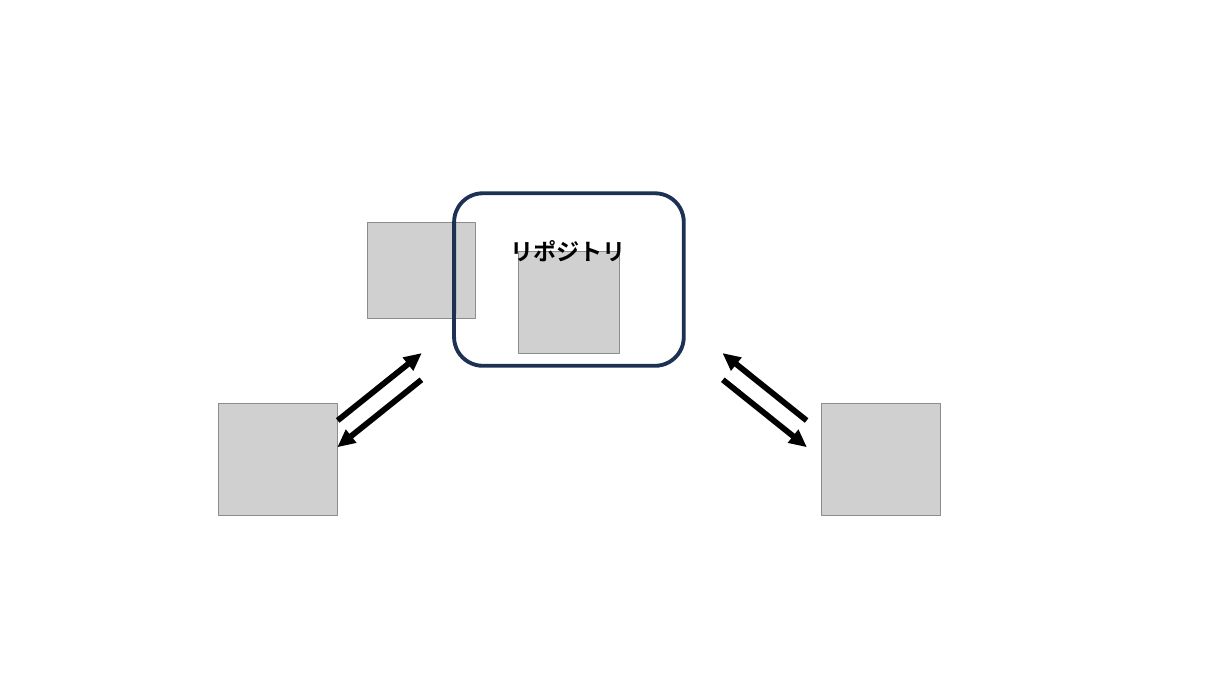
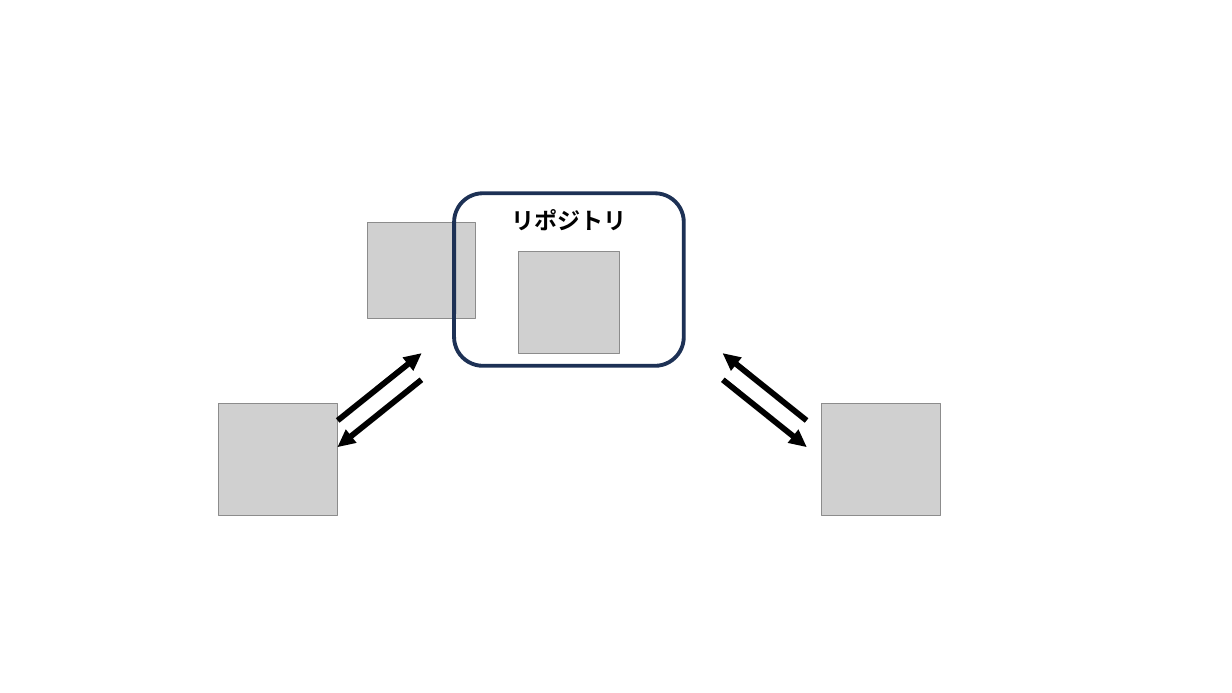
Before and after one commit to nishida2073/ai_navive, a slide deck: slide 6 of 01_テキスト/Git入門_図.pptx. Drawn at 1232x693 pixels with LibreOffice and Linux fonts; fonts in the diff are those of the drawing; grey boxes stand for pictures. Boxes give left, top, right and bottom in pixels: in the first picture for what was removed or moved away, otherwise in the second. Text is boxed around its words. In the diff, an @@ line names an element or a change of style, - is before the commit and + after.

```diff
--- a/01_テキスト/Git入門_図.pptx
+++ b/01_テキスト/Git入門_図.pptx
@@ text in rounded rectangle at [511, 209, 626, 231]: text added @@
+リポジトリ
@@ text removed at [510, 237, 625, 266] @@
-リポジトリ
```
Also in this commit, not shown: 2 other slides changed, 7 slides added, 1 other file.
